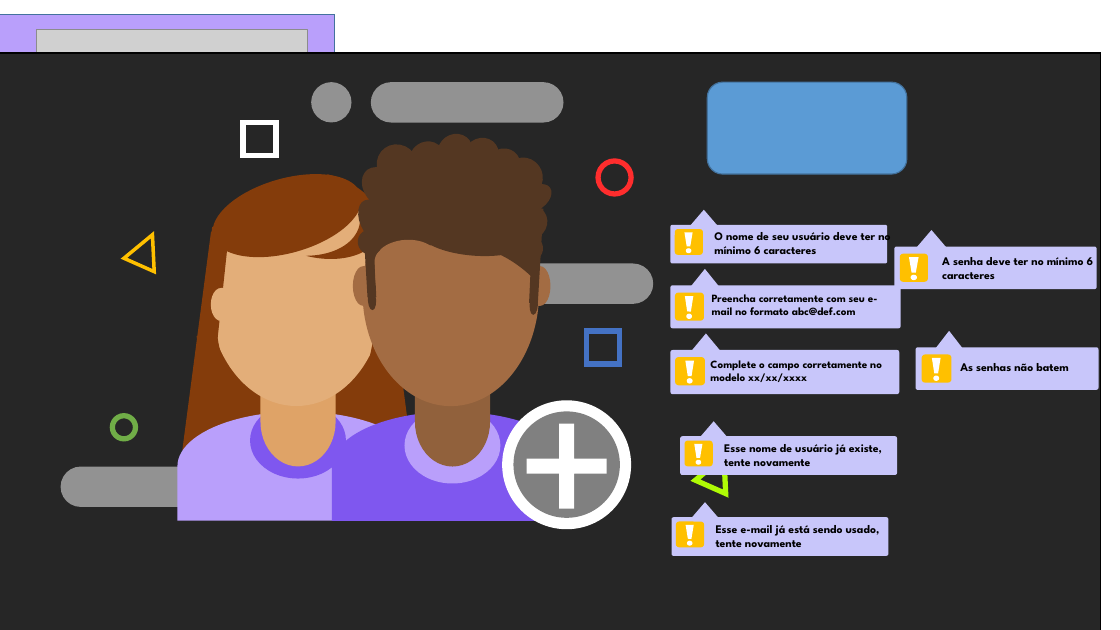
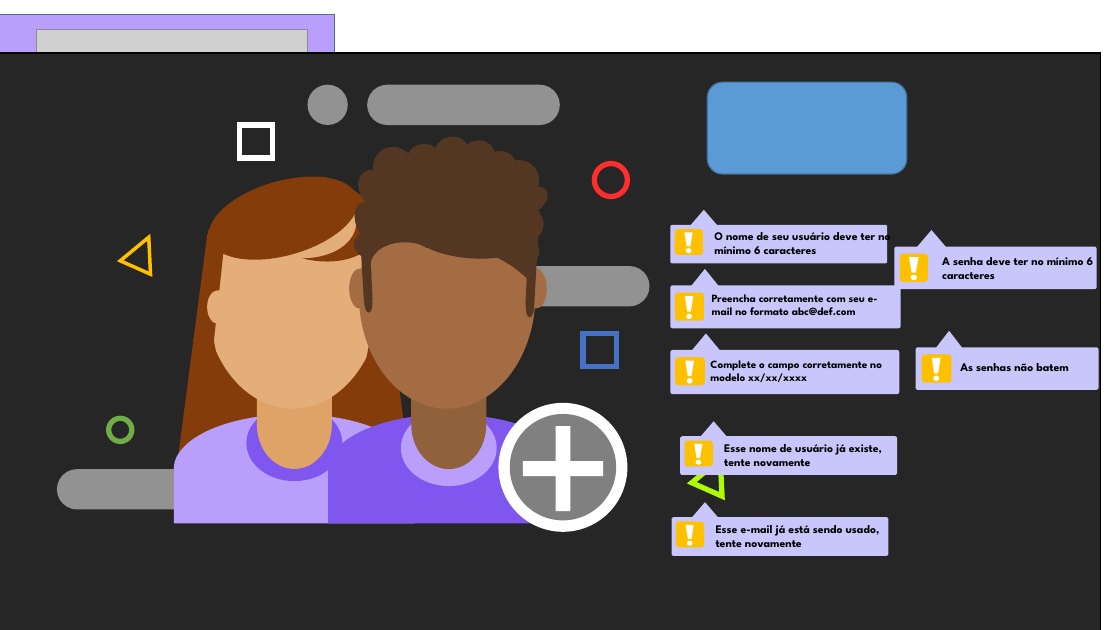
Before and after one commit to ArianeBarros/Projeto-Inova, a slide deck: slide 11 of Imagens/fundinho.pptx. Drawn at 1120x630 pixels with LibreOffice and Linux fonts; fonts in the diff are those of the drawing; grey boxes stand for pictures. Boxes give left, top, right and bottom in pixels: in the first picture for what was removed or moved away, otherwise in the second. Text is boxed around its words. In the diff, an @@ line names an element or a change of style, - is before the commit and + after.

```diff
--- a/Imagens/fundinho.pptx
+++ b/Imagens/fundinho.pptx
@@ 7 ellipses, 3 flow chart delays, 1 rounded rectangle, 1 moon, 1 trapezoid, 1 rectangle: place and size @@
-7 ellipses, 3 flow chart delays, 1 rounded rectangle, 1 moon, 1 trapezoid, 1 rectangle at [113, 123, 653, 530]
+7 ellipses, 3 flow chart delays, 1 rounded rectangle, 1 moon, 1 trapezoid, 1 rectangle at [108, 125, 649, 533]
@@ 9 ellipses, 5 flow chart delays, 4 rectangles, 2 trapezoids, 2 triangles, 1 rounded rectangle, 1 plus sign, 1 moon: place and size @@
-9 ellipses, 5 flow chart delays, 4 rectangles, 2 trapezoids, 2 triangles, 1 rounded rectangle, 1 plus sign, 1 moon at [124, 82, 739, 524]
+9 ellipses, 5 flow chart delays, 4 rectangles, 2 trapezoids, 2 triangles, 1 rounded rectangle, 1 plus sign, 1 moon at [120, 85, 735, 527]
```
Also in this commit, not shown: 1 slide added, 1 slide removed, 4 other files.
